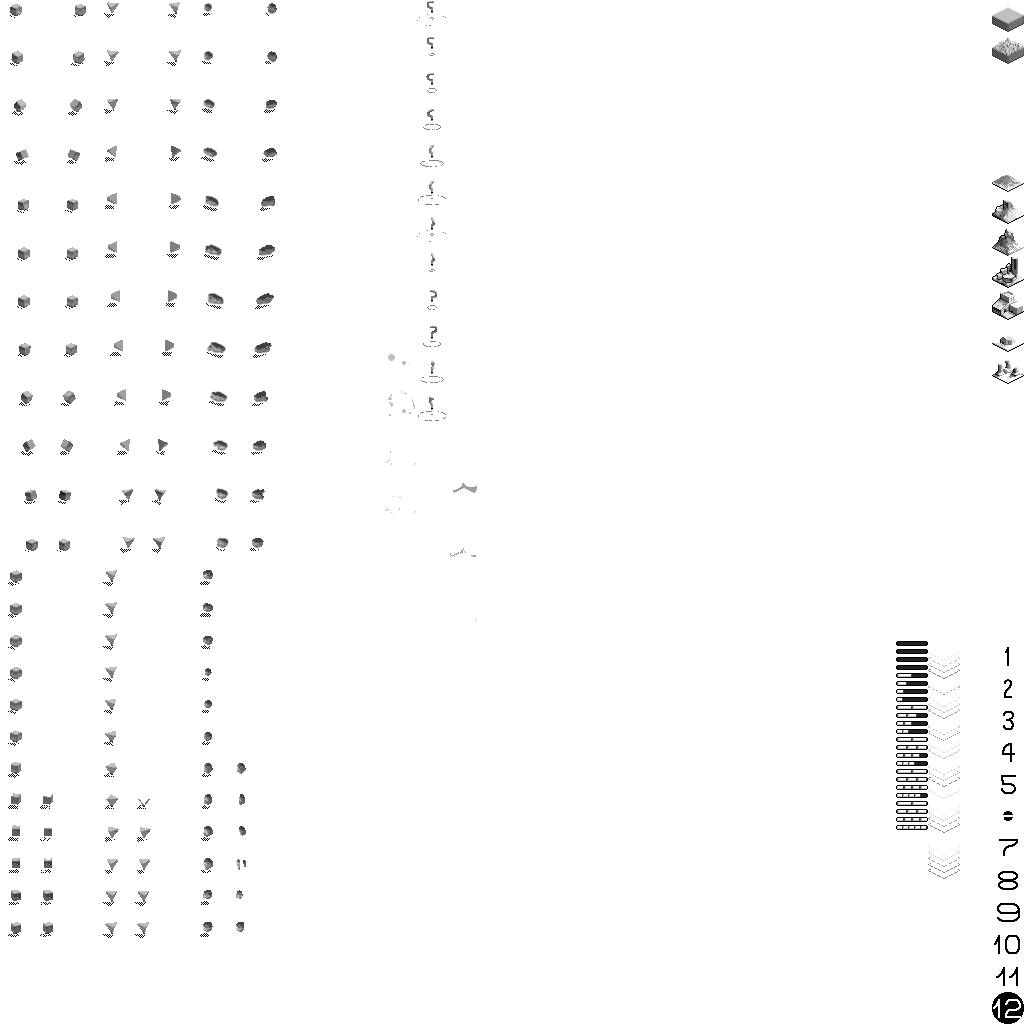
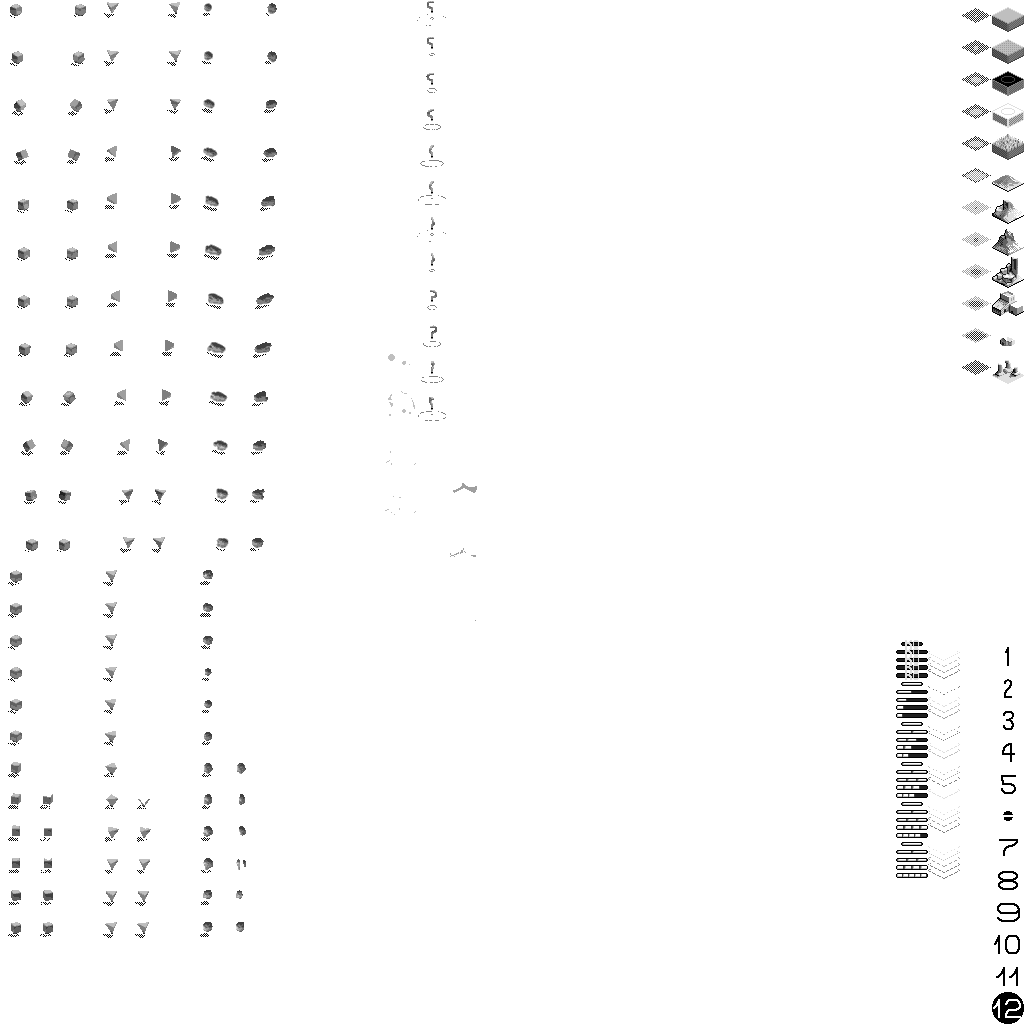
Layers edited between the first and the second 1024 × 1024 image:
pixels changed over [896, 8, 1024, 878] (layer not identified)
